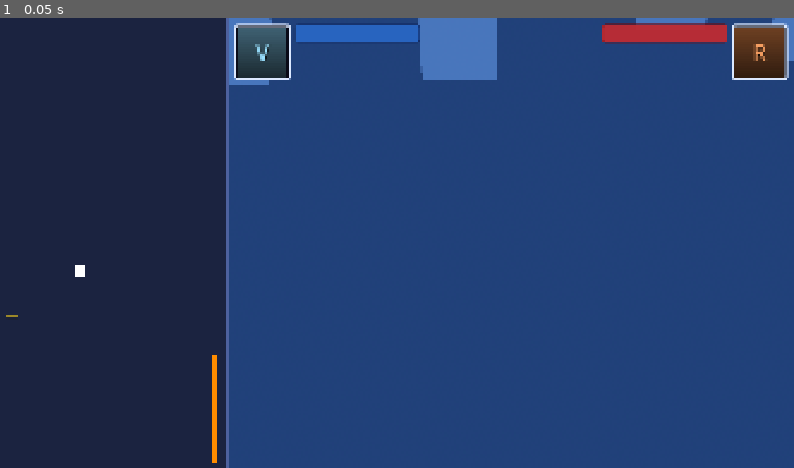
Above: before the commit, frame 1.
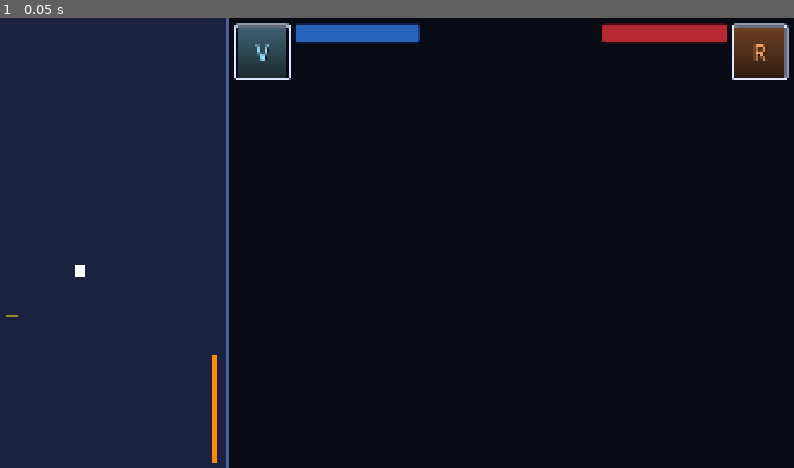
Above: after the commit, the same moment.

Repository: joeyviciousfake-netizen/Astralis
Game: Godot game, scene res://duel3d/mesa_3d.tscn
The game is run twice, just before and just after one commit, with the same random seed, the same clock (stepped at 60 frames per second) and the same inputs.
Inputs:
- Up to frame 1 (0.05 s): no input

The runs differ from the first frame. In frame 1, 68% of the frame differs, in the area x 28-100%, y 0-100%.

Commit message:
refactor(mesa): remove o ceu, fundo solido

Diff:
--- a/astralis/duel3d/campo_3d.gd
+++ b/astralis/duel3d/campo_3d.gd
@@ -3,7 +3,7 @@
 ## campo_3d — O CAMPO DE VIDRO: os 20 painéis flutuantes que recebem as
 ## cartas, mais o guarda-chuva das laterais. Um assunto so: onde o vidro fica.
 ##
-## O vidro é a peça ESCURA e translúcida (dá pra ver o céu por baixo, como na
+## O vidro é a peça ESCURA e translúcida (dá pra ver o fundo por baixo, como na
 ## ref) com um aro fininho de luz (na ref é um fio, não um wireframe). Na
 ## perspectiva da câmera fixa os 20 viram os trapezoides da ref.
 ##
@@ -49,7 +49,7 @@
 
 
 ## Um painel de vidro = a PEÇA DE VIDRO da ref (doc 15 §15.3): vidro azul
-## ESCURO translúcido (dá pra ver o céu/frente através), com aro fino mais
+## ESCURO translúcido (dá pra ver o fundo através), com aro fino mais
 ## claro em volta e ESPAÇO entre as peças (na ref são ladrilhos soltos, não
 ## um wireframe colado). O lado acompanha o campo, então a fresta entre as
 ## peças continua a mesma em qualquer escala.
--- a/astralis/duel3d/mesa_3d.gd
+++ b/astralis/duel3d/mesa_3d.gd
@@ -1,10 +1,10 @@
 extends Node3D
 
 ## mesa_3d — CAMPO 3D OFICIAL do duelo (D23/D40, cena principal do projeto).
-## Céu azul estilo GX, SEM MESA: nada de tampo, moldura, emblema ou vazio
-## estrelado — só DESENHA o estado real
+## Fundo sólido escuro, SEM MESA: nada de tampo, moldura, emblema, vazio
+## estrelado ou céu — só DESENHA o estado real
 ## (DuelManager/GameState + sistemas reais Summon/Battle/Position/Turn/
-## Fusion) flutuando no céu azul com painéis de vidro azul. Zero regra
+## Fusion) flutuando com painéis de vidro azul. Zero regra
 ## aqui (R1): cada jogada chama o sistema real e redesenha.
 ## Controle 100% joypad (D19): só as 11 ações custom, sem mouse/teclado.
 ## Uso headless p/ validação: `-- --mesa3d-sair=5` sai sozinho após N segundos.
@@ -32,13 +32,12 @@
 const IaRival := preload("res://ai/ia_rival.gd")
 
 ## Conversão desenho 2D->3D (só desenho): campo 2D centrado em x=1158.
-## Composição ref nova (céu azul GX, SEM MESA): câmera FIXA atrás/acima do
-## seu campo olhando o rival longe (profundidade); céu azul com nuvens e
-## pilares de vidro ao fundo; 20 painéis de VIDRO AZUL flutuantes (5+5 por
-## lado); carta virada = marrom com espiral; monstro em pé face-up; fases
-## DP/SP/MP1/BP/MP2/EP metálicas no meio; mão em arco embaixo; painel 2D
-## fixo à esquerda estilo carta (fundo bege, nome/tipo verdes); HUD 2D no
-## topo (placa azul do seu LP esq / TURN centro / placa vermelha do rival
+## Composição ref nova (fundo sólido, SEM MESA): câmera FIXA atrás/acima do
+## seu campo olhando o rival longe (profundidade); 20 painéis de VIDRO AZUL
+## flutuantes (5+5 por lado); carta virada = marrom com espiral; monstro em pé
+## face-up; fases DP/SP/MP1/BP/MP2/EP metálicas no meio; mão em arco embaixo;
+## painel 2D fixo à esquerda estilo carta (fundo bege, nome/tipo verdes); HUD 2D
+## no topo (placa azul do seu LP esq / TURN centro / placa vermelha do rival
 ## dir + etiquetas Single). Zero regra aqui (R1).
 const DIV := 150.0
 const CENTRO_X := 1158.0
@@ -73,7 +72,7 @@
 ## O duelo segue o Forbidden Memories: sem DP/SP/MP1/BP/MP2/EP.
 
 ## ---- JANELA DO CAMPO (doc 15 §15.4 — só DESENHO, nada de regra) ----
-## O mundo 3D inteiro (céu, pilares, campo, cartas, mão, cursor) é
+## O mundo 3D inteiro (campo, cartas, mão, cursor) é
 ## desenhado num SubViewport que ocupa SÓ a região do campo; o HUD 2D
 ## continua em tela cheia por cima (Control filho da cena, como sempre).
 ##   PAINEL_ESQ_PX = 29,3% da largura da tela: MEDIDA da referência
@@ -839,16 +838,6 @@
 	return false
 
 
-## Prova sem o céu: `--sem-ceu` tira o fundo (céu + pilares + nuvens) e deixa
-## uma cor sólida, para olhar só mesa e cartas. Zero regra: sem a flag o jogo é
-## exatamente o de sempre.
-func _quer_sem_ceu() -> bool:
-	for a in OS.get_cmdline_user_args():
-		if str(a).strip_edges() == "--sem-ceu":
-			return true
-	return false
-
-
 ## Monta o quadrado de calibração dentro do HUD (por cima de tudo). Cada linha
 ## é a BORDA REAL de uma fileira, lida do dado + da câmera (`_borda_da_fileira_px`),
 ## então o desenho dele é a medida, não um número chutado.
@@ -906,8 +895,8 @@
 
 # ---- JANELA DO CAMPO (doc 15 §15.4) ----
 
-## Move a JANELA, não a câmera (doc 15 §15.4). O mundo 3D inteiro (céu,
-## pilares, campo, cartas, mão, cursor 3D) nasce dentro de um SubViewport
+## Move a JANELA, não a câmera (doc 15 §15.4). O mundo 3D inteiro (campo,
+## cartas, mão, cursor 3D) nasce dentro de um SubViewport
 ## com o tamanho da região do campo, e esse viewport é mostrado por baixo
 ## do HUD 2D (camada -1). A câmera fica EXATAMENTE onde já estava, sem
 ## deslocamento de lente: por isso a perspectiva é idêntica à de quando o
@@ -916,7 +905,7 @@
 	_vp = SubViewport.new()
 	_vp.name = "Viewport3D"
 	_vp.size = Vector2(JANELA_CAMPO_L, JANELA_CAMPO_A)
-	_vp.own_world_3d = true   # mundo 3D só desta janela (o céu não invade o HUD)
+	_vp.own_world_3d = true   # mundo 3D só desta janela (não invade o HUD)
 	_vp.render_target_update_mode = SubViewport.UPDATE_ALWAYS
 	_vp.transparent_bg = false
 	# Camada -1 = ATRÁS do HUD 2D (que fica na camada 0, tela cheia).
@@ -955,30 +944,10 @@
 	var we := WorldEnvironment.new()
 	we.name = "WorldEnvironment"
 	var env := Environment.new()
-	if _quer_sem_ceu():
-		# Prova sem céu: MAGENTA sólido no lugar do céu + cenário. Magenta de
-		# propósito, para não confundir com nenhum azul do jogo: se algum pixel
-		# do fundo era céu, ele aparece aqui. Só desenho.
-		print("[MESA3D] Prova --sem-ceu: ceu desligado, fundo magenta.")
-		env.background_mode = Environment.BG_COLOR
-		env.background_color = Color(1.0, 0.0, 1.0)
-	else:
-		# Céu azul claro (SEM MESA, SEM vazio estrelado): céu procedural azul com
-		# GRADIENTE VERTICAL (mais escuro em cima, mais claro no horizonte — doc 15
-		# §15.3) + neblina azul-clara p/ profundidade + sol branco. Sem imagem
-		# externa.
-		var ceu := Sky.new()
-		var mat_ceu := ProceduralSkyMaterial.new()
-		mat_ceu.sky_top_color = Color(0.10, 0.30, 0.72)
-		mat_ceu.sky_horizon_color = Color(0.62, 0.82, 0.99)
-		mat_ceu.sky_curve = 0.18
-		mat_ceu.ground_bottom_color = Color(0.16, 0.30, 0.56)
-		mat_ceu.ground_horizon_color = Color(0.46, 0.64, 0.88)
-		mat_ceu.sun_angle_max = 30.0
-		mat_ceu.energy_multiplier = 0.85
-		ceu.sky_material = mat_ceu
-		env.background_mode = Environment.BG_SKY
-		env.sky = ceu
+	# Fundo sólido escuro, sem céu: a câmera olha o chão o duelo inteiro, então
+	# céu, pilares e nuvens nunca aparecem — só custavam GPU. Sem imagem externa.
+	env.background_mode = Environment.BG_COLOR
+	env.background_color = Color(0.03, 0.04, 0.08)
 	# Luz PROFISSIONAL (ref tem volume, não clarão): ambient baixo e
 	# neutro, sol modelando com sombra suave, Healing por zona.
 	env.ambient_light_source = Environment.AMBIENT_SOURCE_COLOR
@@ -989,8 +958,6 @@
 	env.fog_enabled = false
 	we.environment = env
 	_vp.add_child(we)
-	if not _quer_sem_ceu():
-		_construir_cenario_ceu()
 	# SEM LUZES: tudo é UNSHADED, luz não faz nada — nem sol nem omnis. Só o
 	# flash de tela (overlay 2D, ver HUD).
 	#
@@ -1039,50 +1006,7 @@
 	_vista.ao_virar = Callable(self, "_aplicar_vista_da_mao_entao_hud")
 	_vp.add_child(_vista)
 	_cam = _vista.cam
-	_diag("Ambiente: céu azul + neblina + pilares + câmera no PIVÔ da mesa (a volta da mesa, D47).")
-
-
-## Cenário do céu da ref (só desenho): pilares altos de vidro azulado ao
-## fundo + nuvens brancas suaves, sem textura externa. Sem mesa: o campo
-## de vidro flutua aqui.
-func _construir_cenario_ceu() -> void:
-	var no := Node3D.new()
-	no.name = "Ceu"
-	_vp.add_child(no)
-	var rng := RandomNumberGenerator.new()
-	rng.seed = 20260707
-	# Pilares de vidro ao longe (ref tem torres translúcidas no horizonte).
-	var mat_vidro_fundo := StandardMaterial3D.new()
-	mat_vidro_fundo.albedo_color = Color(0.35, 0.55, 0.85, 0.7)
-	mat_vidro_fundo.transparency = BaseMaterial3D.TRANSPARENCY_ALPHA
-	mat_vidro_fundo.roughness = 0.15
-	mat_vidro_fundo.shading_mode = BaseMaterial3D.SHADING_MODE_UNSHADED
-	for i in range(10):
-		var mi := MeshInstance3D.new()
-		mi.name = "Pilar%d" % i
-		var malha := BoxMesh.new()
-		malha.size = Vector3(1.2 + rng.randf() * 1.6, 9.0 + rng.randf() * 7.0, 1.2 + rng.randf() * 1.6)
-		mi.mesh = malha
-		var ang := -0.5 + float(i) * 0.35 + rng.randf() * 0.1
-		mi.position = Vector3(sin(ang) * 22.0, 2.0, -14.0 - rng.randf() * 8.0)
-		mi.material_override = mat_vidro_fundo
-		no.add_child(mi)
-	# Nuvens: discos brancos achatados e suaves no alto.
-	var mat_nuvem := StandardMaterial3D.new()
-	mat_nuvem.albedo_color = Color(1, 1, 1, 0.75)
-	mat_nuvem.transparency = BaseMaterial3D.TRANSPARENCY_ALPHA
-	mat_nuvem.roughness = 1.0
-	mat_nuvem.shading_mode = BaseMaterial3D.SHADING_MODE_UNSHADED
-	for i in range(14):
-		var mi := MeshInstance3D.new()
-		mi.name = "Nuvem%d" % i
-		var malha := SphereMesh.new()
-		malha.radius = 1.6 + rng.randf() * 2.2
-		malha.height = 0.9 + rng.randf() * 0.7
-		mi.mesh = malha
-		mi.position = Vector3(-20.0 + rng.randf() * 40.0, 9.0 + rng.randf() * 7.0, -10.0 - rng.randf() * 14.0)
-		mi.material_override = mat_nuvem
-		no.add_child(mi)
+	_diag("Ambiente: fundo solido + câmera no PIVÔ da mesa (a volta da mesa, D47).")
 
 
 # ---- CAMPO (SEM MESA: 20 painéis escuros flutuantes + laterais + fases) ----
--- a/astralis/duel3d/moeda_3d.gd
+++ b/astralis/duel3d/moeda_3d.gd
@@ -280,13 +280,13 @@
 
 
 ## A COR VIVA: a moeda no mesmo modo de sombreamento do resto da tela.
-## O dono do comportamento e a CASA (todas as cartas, o vidro, o ceu e a nuvem sao
+## O dono do comportamento e a CASA (cartas e vidro sao
 ## `SHADING_MODE_UNSHADED`); aqui so o que se faz com o material da peca.
 ##
 ## O `.glb` traz o metal como PBR de verdade (`roughness` 0.25 com clearcoat), e
 ## PBR sem luz e preto: a cena do duelo nao tem iluminacao e nao vai ter, entao o
 ## material importado sairia escuro e sem a cor do Blender. `UNSHADED` e o modo
-## do RESTO da tela (a carta, o vidro, o ceu, a nuvem) e por isso que a moeda e
+## do RESTO da tela (a carta e o vidro) e por isso que a moeda e
 ## a unica peca que estava destoando. A luz que acompanha a moeda continua
 ## existindo, mas nao para iluminar o metal: e o brilho do ESTOURO final.
 func _pintar_sem_luz(corpo: MeshInstance3D) -> void:
